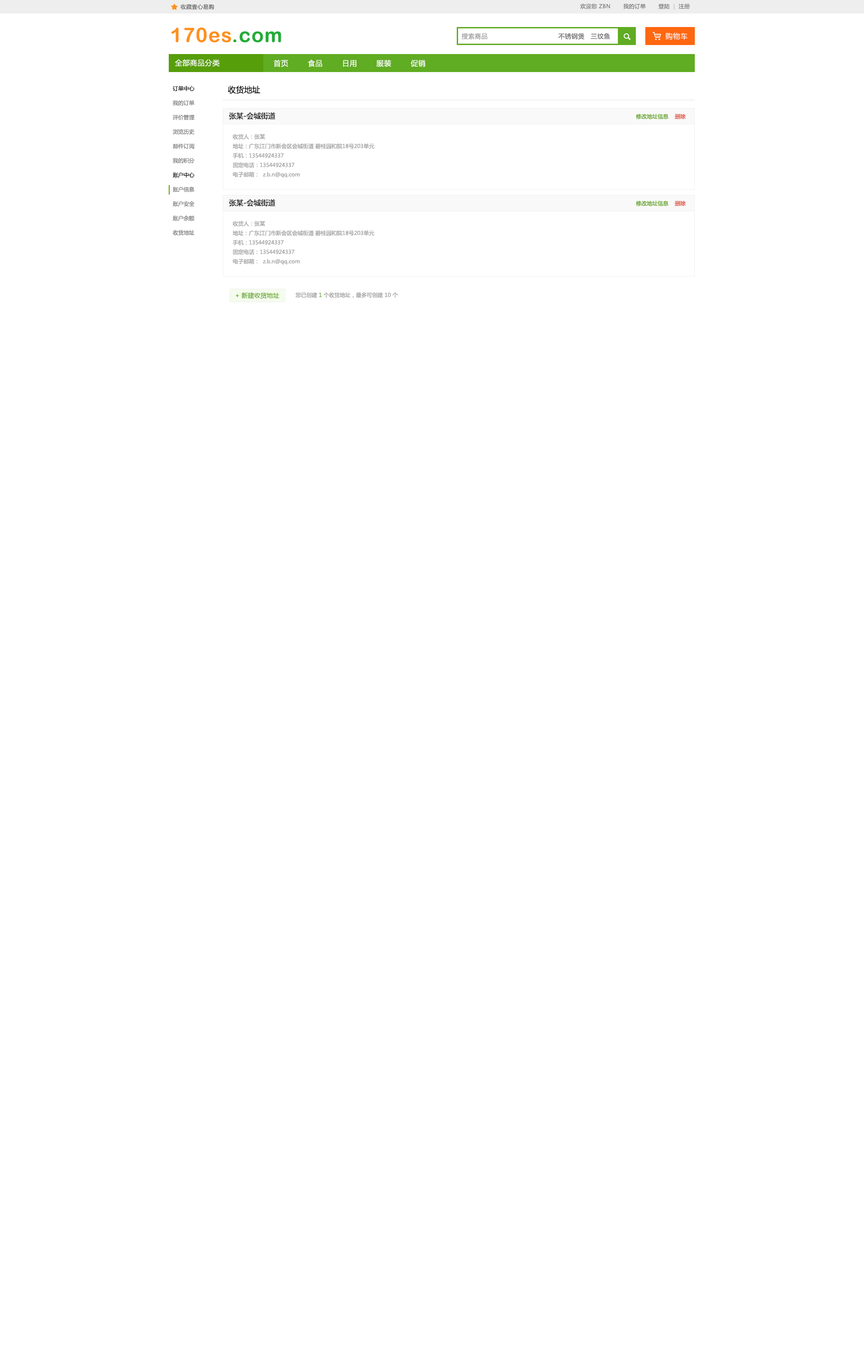
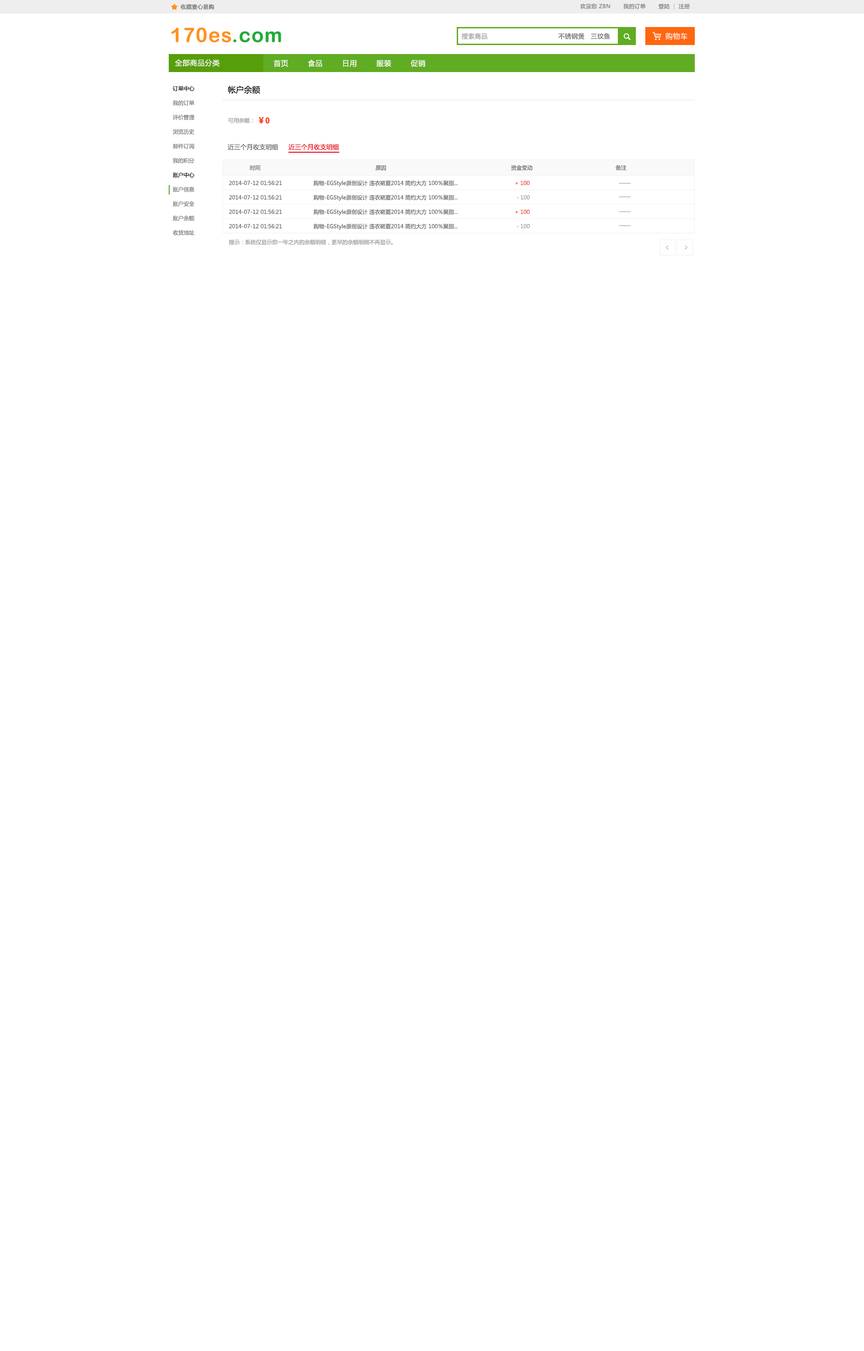
Layers edited between the first and the second 864×1351 image:
added group "账户余额" with 35 layers above "收货地址" over [222,85,696,256]
added layer "购物-EGStyle原创设计 连衣裙夏2014 简约大方 100％聚脂... 拷贝 3" in group "账户余额" over [313,223,459,230]
added layer "购物-EGStyle原创设计 连衣裙夏2014 简约大方 100％聚脂... 拷贝 2" in group "账户余额" over [313,208,459,216]
added layer "购物-EGStyle原创设计 连衣裙夏2014 简约大方 100％聚脂... 拷贝" in group "账户余额" over [313,194,459,201]
added layer "2014-07-12 01:56:21 拷贝 2" (1st of 2, in "账户余额") in group "账户余额" over [229,223,283,229]
added layer "矩形 11 拷贝 19" (1st of 2, in "账户余额") in group "账户余额" over [223,218,695,234]
added layer "2014-07-12 01:56:21 拷贝 2" (2nd of 2, in "账户余额") in group "账户余额" over [229,209,283,214]
added layer "矩形 11 拷贝 19" (2nd of 2, in "账户余额") in group "账户余额" over [223,203,695,219]
added layer "2014-07-12 01:56:21 拷贝" in group "账户余额" over [229,194,283,200]
added layer "矩形 11 拷贝 18" in group "账户余额" over [222,189,696,205]
added layer "购物-EGStyle原创设计 连衣裙夏2014 简约大方 100％聚脂..." in group "账户余额" over [313,180,459,187]
added layer "2014-07-12 01:56:21" in group "账户余额" over [229,180,283,186]
added layer "矩形 11 拷贝 6" (1st of 2, in "账户余额") in group "账户余额" over [222,175,696,191]
added layer "提示：系统仅显示您一年之内的余额明细，更早的余额明细不再显示。" in group "账户余额" over [228,239,394,245]
added layer "矩形 21 拷贝 7" (1st of 2, in "账户余额") in group "账户余额" over [660,239,676,256]
added layer "矩形 21 拷贝 7" (2nd of 2, in "账户余额") in group "账户余额" over [677,239,694,256]
added layer "近三个月收支明细" (1st of 2, in "账户余额") in group "账户余额" over [288,143,340,151]
added layer "近三个月收支明细" (2nd of 2, in "账户余额") in group "账户余额" over [227,143,279,151]
added layer "时间" in group "账户余额" over [249,164,627,171]
added layer "矩形 11 拷贝 5" (1st of 2, in "账户余额") in group "账户余额" over [223,159,695,176]
added layer "帐户余额" in group "账户余额" over [228,85,261,95]
hid group "收货地址" (1st of 2) (16 layers) over [222,85,696,303]
moved "您已创建 1 个收货地址，最多可创建 10 个" into group "收货地址" over [295,292,399,299]
…and 12 more changes (12 added)
